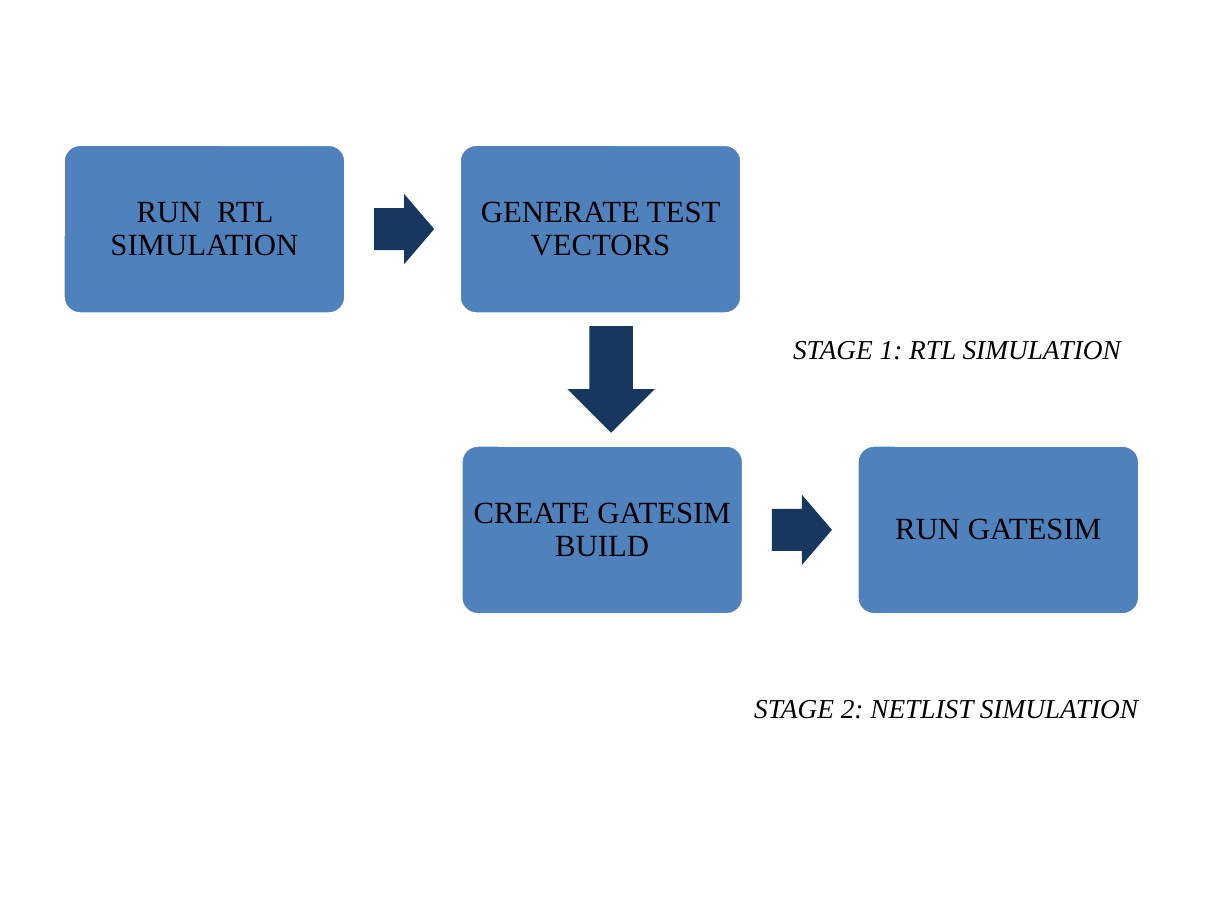
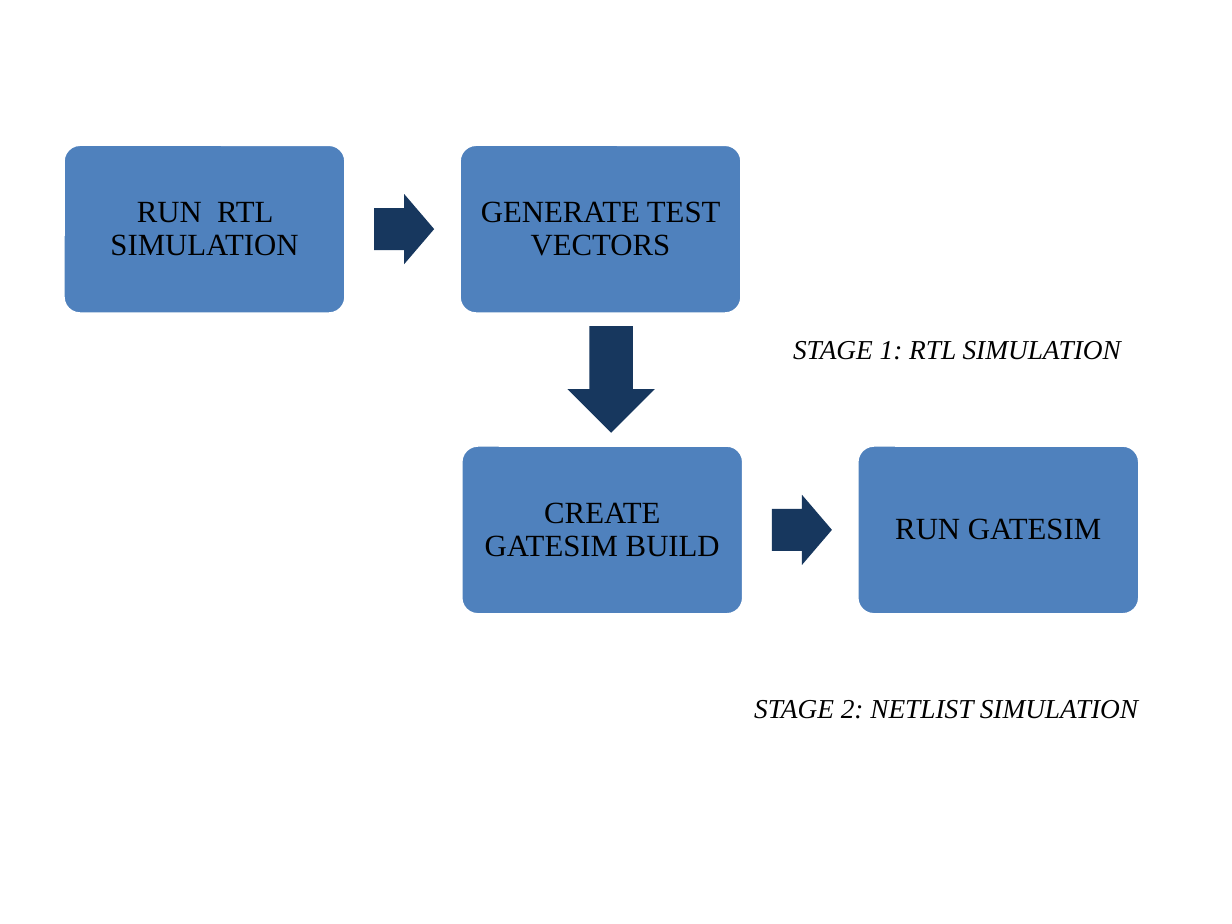
Before and after one commit to miramohan/thesis_first, a slide deck: slide 11 of pptFigures.pptx (slide 10 before the commit). Drawn at 1232x924 pixels with LibreOffice and Linux fonts; fonts in the diff are those of the drawing. Boxes give left, top, right and bottom in pixels: in the first picture for what was removed or moved away, otherwise in the second. Text is boxed around its words. In the diff, an @@ line names an element or a change of style, - is before the commit and + after.

```diff
--- a/pptFigures.pptx
+++ b/pptFigures.pptx
@@ text "CREATE GATESIM BUILD" rewrapped from box(474, 502, 730, 557) to box(485, 502, 720, 557) @@
```
Also in this commit, not shown: 8 other slides changed, 5 slides added, 1 other file.
